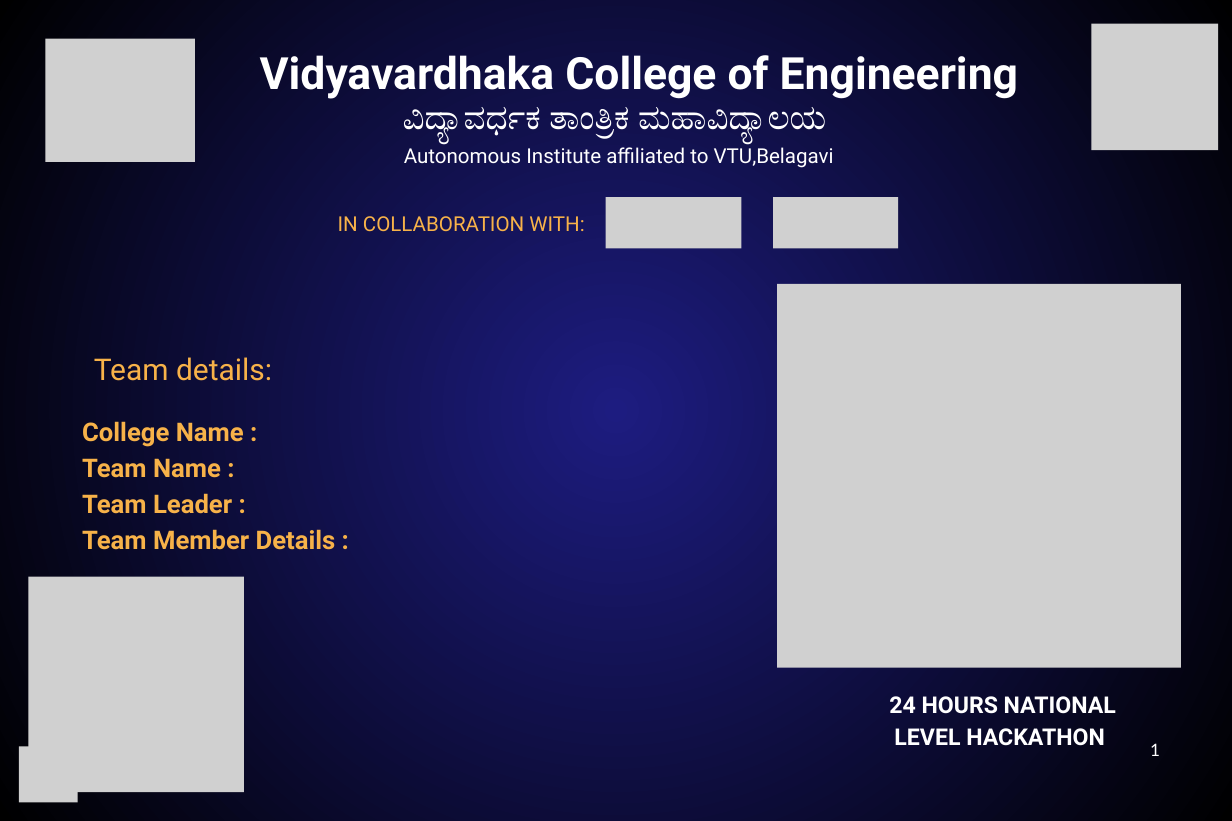
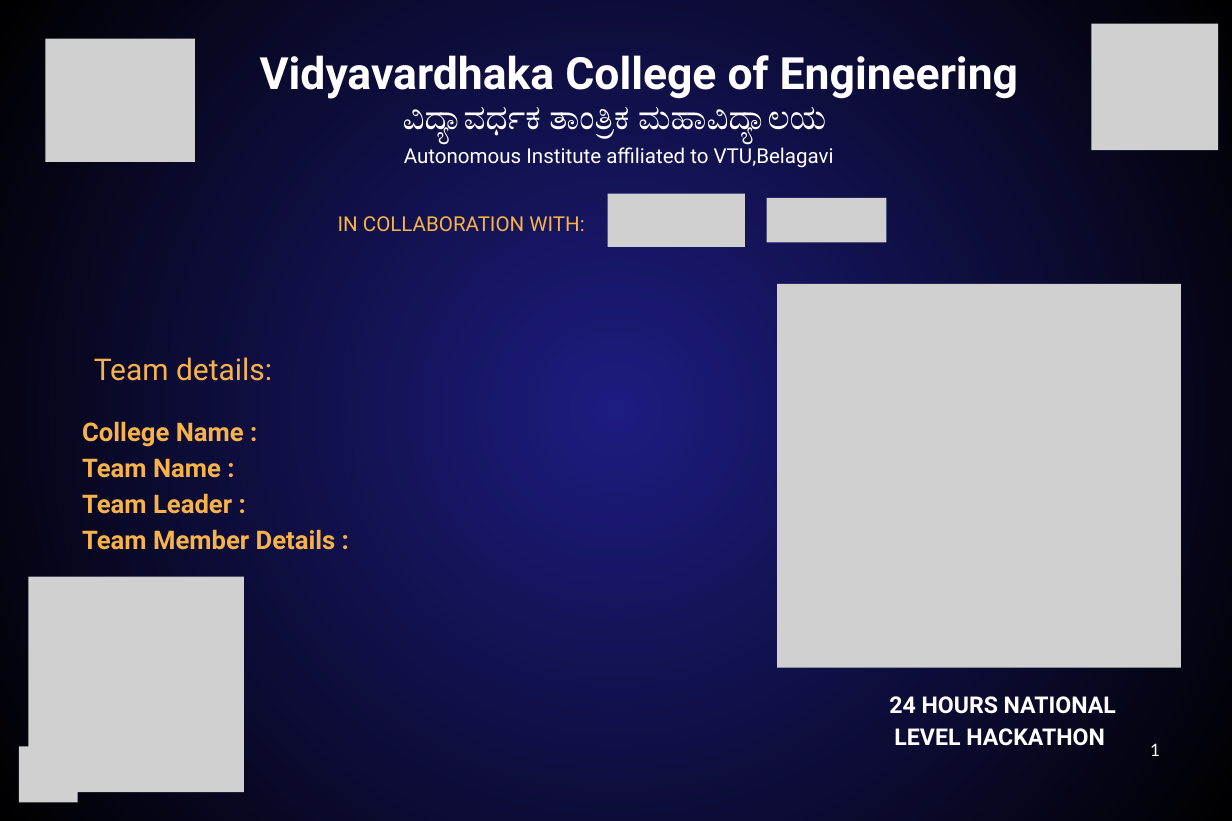
Before and after one commit to hackkshetra/Hackkshethra-3.0, a slide deck: slide 1 of public/idea_template.pptx. Drawn at 1232x821 pixels with LibreOffice and Linux fonts; fonts in the diff are those of the drawing; grey boxes stand for pictures. Boxes give left, top, right and bottom in pixels: in the first picture for what was removed or moved away, otherwise in the second. Text is boxed around its words. In the diff, an @@ line names an element or a change of style, - is before the commit and + after.

```diff
--- a/public/idea_template.pptx
+++ b/public/idea_template.pptx
@@ picture: place and size @@
-picture at [606, 197, 742, 248]
+picture at [607, 193, 745, 247]
@@ picture: place and size @@
-picture at [773, 197, 898, 248]
+picture at [767, 198, 886, 242]
```
Also in this commit, not shown: 6 other slides changed.
